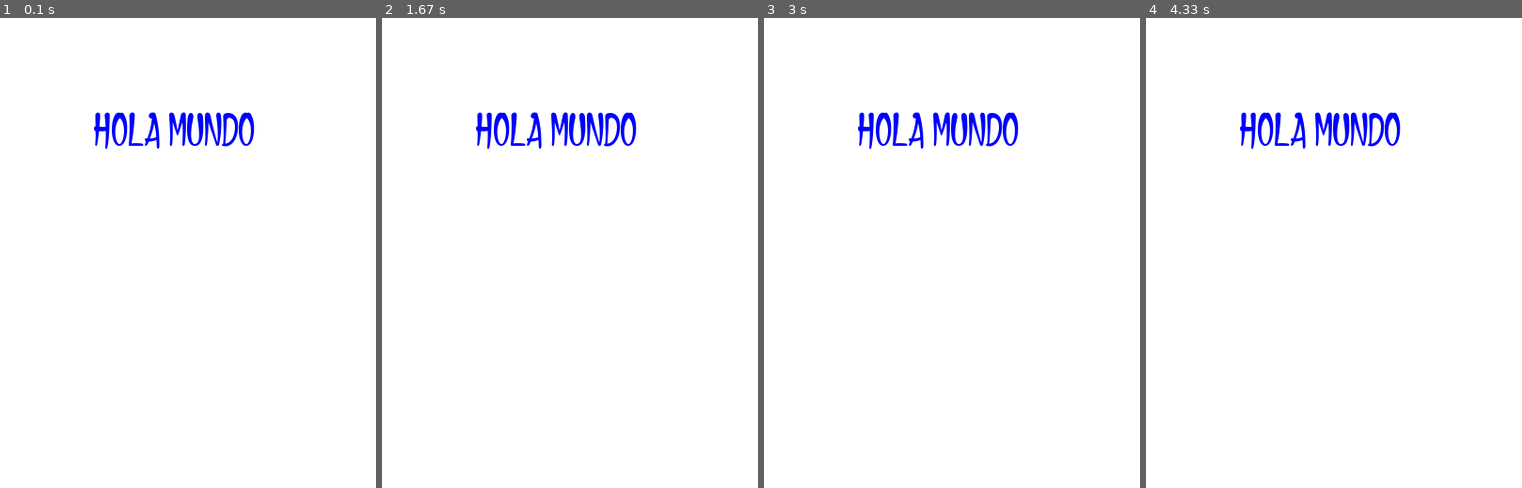
Above: before the commit, frames 1-4 (left to right).
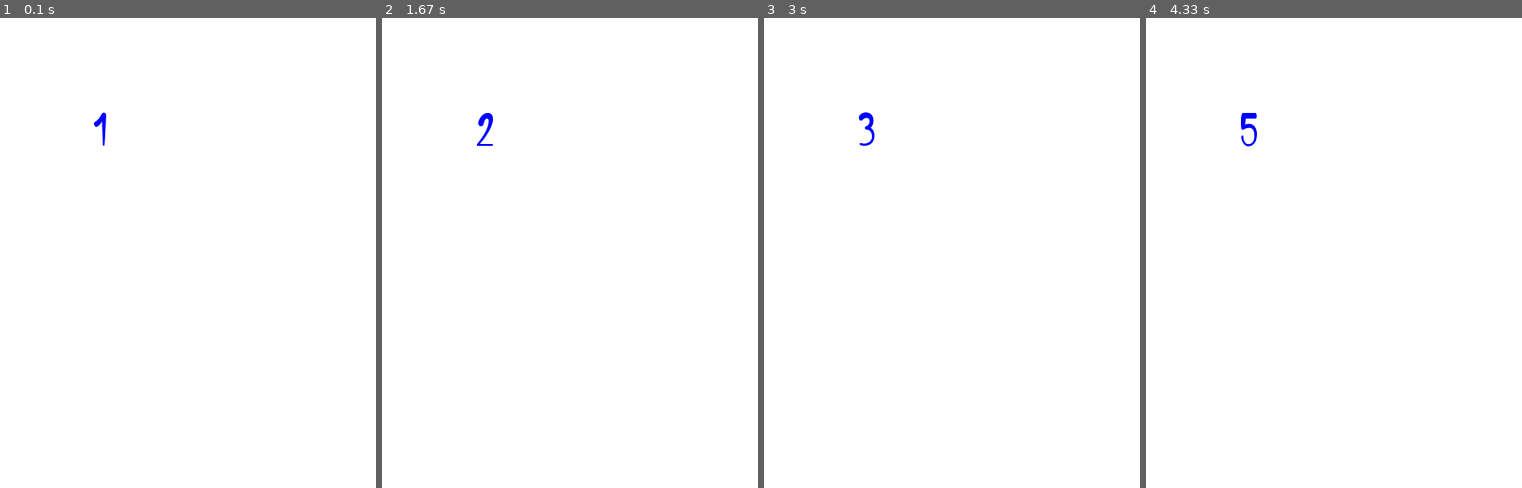
Above: after the commit, the same moments.

Repository: JesusTepec/JuegosPygame
Game: pygame game, started from Texto.py
The game is run twice, just before and just after one commit, with the same random seed, the same clock (stepped at 60 frames per second) and the same inputs.
Inputs:
- Up to frame 1 (0.1 s): no input
- Up to frame 2 (1.67 s): no input
- Up to frame 3 (3 s): no input
- Up to frame 4 (4.33 s): no input

The runs differ from the first frame. In frame 1, 1.6% of the frame differs, in the area x 25-68%, y 20-28%; in frame 2, 1.6%; in frame 3, 1.5%; in frame 4, 1.5%.

Commit message:
Ejemplos varios animaxion/eventos
-Ejemplo de funciones con gráficos
-Ejemplos de eventos de ratón  y teclado

Diff:
--- /dev/null
+++ b/Funciones.py
@@ -0,0 +1,70 @@
+#___Ejemplo de Funciones___
+import pygame
+
+AZUL = (0, 0, 255)
+AZULCIELO = (150, 200, 255)
+ARENA = (255, 204, 154)
+BLANCO = (255, 255, 255)
+ROJO = (255, 0, 0)
+VERDE = (0, 255, 0)
+
+
+def dibujar_escena(dimensiones, pantalla):
+    x = dimensiones[0]
+    y = dimensiones[1]
+    pygame.draw.rect(pantalla, AZUL, [0, (y / 2), x, (y / 2)], 0)
+    pygame.draw.rect(pantalla, AZULCIELO, [0, 0, x, (y / 2)], 0)
+    pygame.draw.rect(pantalla, ARENA, [0, y - 100, x, (y / 5)], 0)
+
+
+def pelota(pantalla, pos, radio):
+    x = pos[0]
+    y = pos[1]
+    p_r = 3
+    pygame.draw.circle(pantalla, ROJO, pos, radio, 0)
+    pygame.draw.circle(pantalla, BLANCO, [x + radio / 2, y + radio / 3], p_r, 0)
+    pygame.draw.circle(pantalla, BLANCO, [x - radio / 4, y + radio / 5], p_r, 0)
+    pygame.draw.circle(pantalla, BLANCO, [x, y], p_r, 0)
+    pygame.draw.circle(pantalla, BLANCO, [x + radio / 3, y - radio / 4], p_r, 0)
+    pygame.draw.circle(pantalla, BLANCO, [x + radio / 4, y - radio / 2], p_r, 0)
+
+
+def palmera(pantalla, pos):
+    cafe = (204, 102, 0)
+    x = pos[0]
+    y = pos[1]
+    pygame.draw.rect(pantalla, cafe, [pos[0], pos[1] - 90, 10, 90], 0)
+    pygame.draw.line(pantalla, VERDE, [x + 5, y - 90], [x - 20, y - 70], 5)
+    pygame.draw.line(pantalla, VERDE, [x + 5, y - 90], [x - 30, y - 70], 5)
+    pygame.draw.line(pantalla, VERDE, [x + 5, y - 90], [x - 10, y - 70], 5)
+    pygame.draw.line(pantalla, VERDE, [x + 5, y - 90], [x - 0, y - 70], 5)
+    pygame.draw.line(pantalla, VERDE, [x + 5, y - 90], [x + 10, y - 70], 5)
+    pygame.draw.line(pantalla, VERDE, [x + 5, y - 90], [x + 20, y - 70], 5)
+    pygame.draw.line(pantalla, VERDE, [x + 5, y - 90], [x + 30, y - 70], 5)
+    pygame.draw.line(pantalla, VERDE, [x + 5, y - 90], [x + 40, y - 70], 5)
+    pygame.draw.line(pantalla, VERDE, [x + 5, y - 90], [x - 40, y - 70], 5)
+    pygame.draw.line(pantalla, VERDE, [x + 5, y - 90], [x - 50, y - 70], 5)
+    pygame.draw.line(pantalla, VERDE, [x + 5, y - 90], [x + 50, y - 70], 5)
+
+
+def main():
+    dimensiones = (400, 500)
+    pantalla = pygame.display.set_mode(dimensiones)
+    pygame.display.set_caption("Ejemplo 2")
+    reloj = pygame.time.Clock()
+    game_over = False
+    while not game_over:
+        for evento in pygame.event.get():
+            if evento.type == pygame.QUIT:
+                game_over = True
+        pantalla.fill(AZUL)
+        dibujar_escena(dimensiones, pantalla)
+        palmera(pantalla, [40, dimensiones[1] - 20])
+        pelota(pantalla, [40, 200], 20)
+        pygame.display.flip()
+        reloj.tick(50)
+    pygame.quit()
+
+#------------------------------------------------------------------------------
+if __name__ == "__main__":
+    main()
--- /dev/null
+++ b/Teclado_ejemplo1.py
@@ -0,0 +1,28 @@
+import pygame
+
+pygame.init()
+
+pantalla = pygame.display.set_mode((400, 500))
+pygame.display.set_caption("Mueve figura")
+reloj = pygame.time.Clock()
+game_over = False
+
+x_coord = 100
+y_coord = 0
+y_speed = 0
+while not game_over:
+    for evento in pygame.event.get():
+        if evento.type == pygame.QUIT:
+            game_over = True
+        if evento.type == pygame.KEYDOWN:
+            if evento.key == pygame.K_DOWN:
+                y_speed = 3
+        if evento.type == pygame.KEYUP:
+            if evento.key == pygame.K_DOWN:
+                y_speed = 0
+    y_coord += y_speed
+    pantalla.fill((255, 255, 255))
+    pygame.draw.rect(pantalla, (0, 0, 255), [x_coord, y_coord, 20, 40], 0)
+    pygame.display.flip()
+    reloj.tick(60)
+pygame.quit()
--- a/Texto.py
+++ b/Texto.py
@@ -10,19 +10,20 @@
 reloj = pygame.time.Clock()
 
 game_over = False
-
+contador = 0
 while not game_over:
     for evento in pygame.event.get():
         if evento.type == pygame.QUIT:
             game_over = True
+    contador += 1
     pantalla.fill((255, 255, 255))
     pygame.font.init()
     fuente = pygame.font.Font("AliceandtheWickedMonster.ttf", 50)
-    Texto = fuente.render("HOLA MUNDO", True, AZUL)
+    Texto = fuente.render(str(contador), True, AZUL)
     pantalla.blit(Texto, [100, 100])
 
     pygame.display.flip()
 
-    reloj.tick(50)
+    reloj.tick(1)
 pygame.font.quit()
 pygame.quit()
--- /dev/null
+++ b/Velocidad.py
@@ -0,0 +1,51 @@
+import pygame
+
+pygame.init()
+
+pantalla = pygame.display.set_mode((400, 500))
+pygame.display.set_caption("Mueve figura")
+reloj = pygame.time.Clock()
+game_over = False
+
+x_coord = 100
+y_coord = 100
+x_speed = 2
+y_speed = 2
+while not game_over:
+    for evento in pygame.event.get():
+        if evento.type == pygame.QUIT:
+            game_over = True
+
+        # El usuario pulsa una tecla
+        if evento.type == pygame.KEYDOWN:
+            # Resuelve que ha sido una tecla de direccion, por lo que
+            # ajusta la velocidad.
+            if evento.key == pygame.K_LEFT:
+                x_speed = -3
+            if evento.key == pygame.K_RIGHT:
+                x_speed = 3
+            if evento.key == pygame.K_UP:
+                y_speed = -3
+            if evento.key == pygame.K_DOWN:
+                y_speed = 3
+
+        # El usuario suelta la tecla
+        if evento.type == pygame.KEYUP:
+            # Si se trata de una tecla de direccion, devuelve el vector a cero
+            if evento.key == pygame.K_LEFT:
+                x_speed = 0
+            if evento.key == pygame.K_RIGHT:
+                x_speed = 0
+            if evento.key == pygame.K_UP:
+                y_speed = 0
+            if evento.key == pygame.K_DOWN:
+                y_speed = 0
+
+    # Mueve el objeto de acuerdo a la velocidad del vector.
+    x_coord += x_speed
+    y_coord += y_speed
+    pantalla.fill((255, 255, 255))
+    pygame.draw.rect(pantalla, (0, 0, 255), [x_coord, y_coord, 20, 40], 0)
+    pygame.display.flip()
+    reloj.tick(60)
+pygame.quit()
--- /dev/null
+++ b/click.py
@@ -0,0 +1,30 @@
+import pygame
+
+ROJO = (255, 0, 0)
+
+
+def main():
+    pygame.init()
+    size = (400, 500)
+    pos = [-100, -100]
+    pantalla = pygame.display.set_mode(size)
+    pygame.display.set_caption("Click mouse")
+    #pygame.mouse.set_visible(False)
+    reloj = pygame.time.Clock()
+    game_over = False
+    while not game_over:
+        for evento in pygame.event.get():
+            if evento.type == pygame.QUIT:
+                game_over = True
+        mouse = pygame.mouse.get_pressed()
+        if mouse[0]:
+            pos = pygame.mouse.get_pos()
+        pantalla.fill((255, 255, 255))
+        pygame.draw.rect(pantalla, ROJO, [pos[0], pos[1], 10, 22], 0)
+        pygame.display.flip()
+        reloj.tick(60)
+    pygame.quit()
+
+
+if __name__ == "__main__":
+    main()
